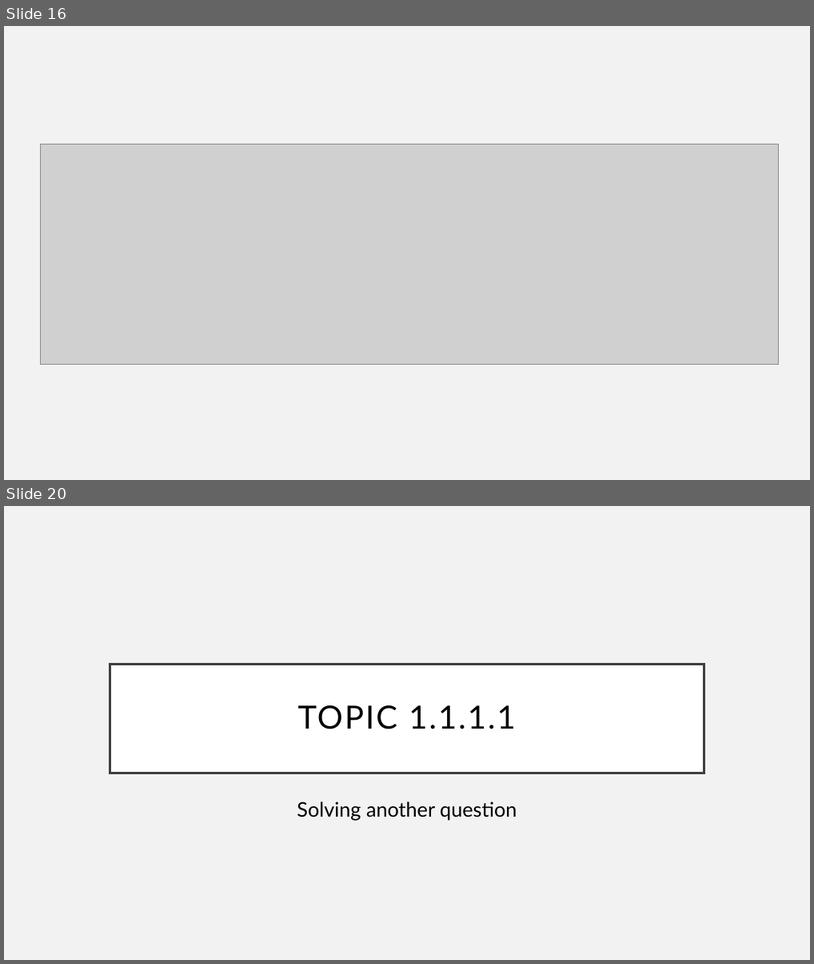
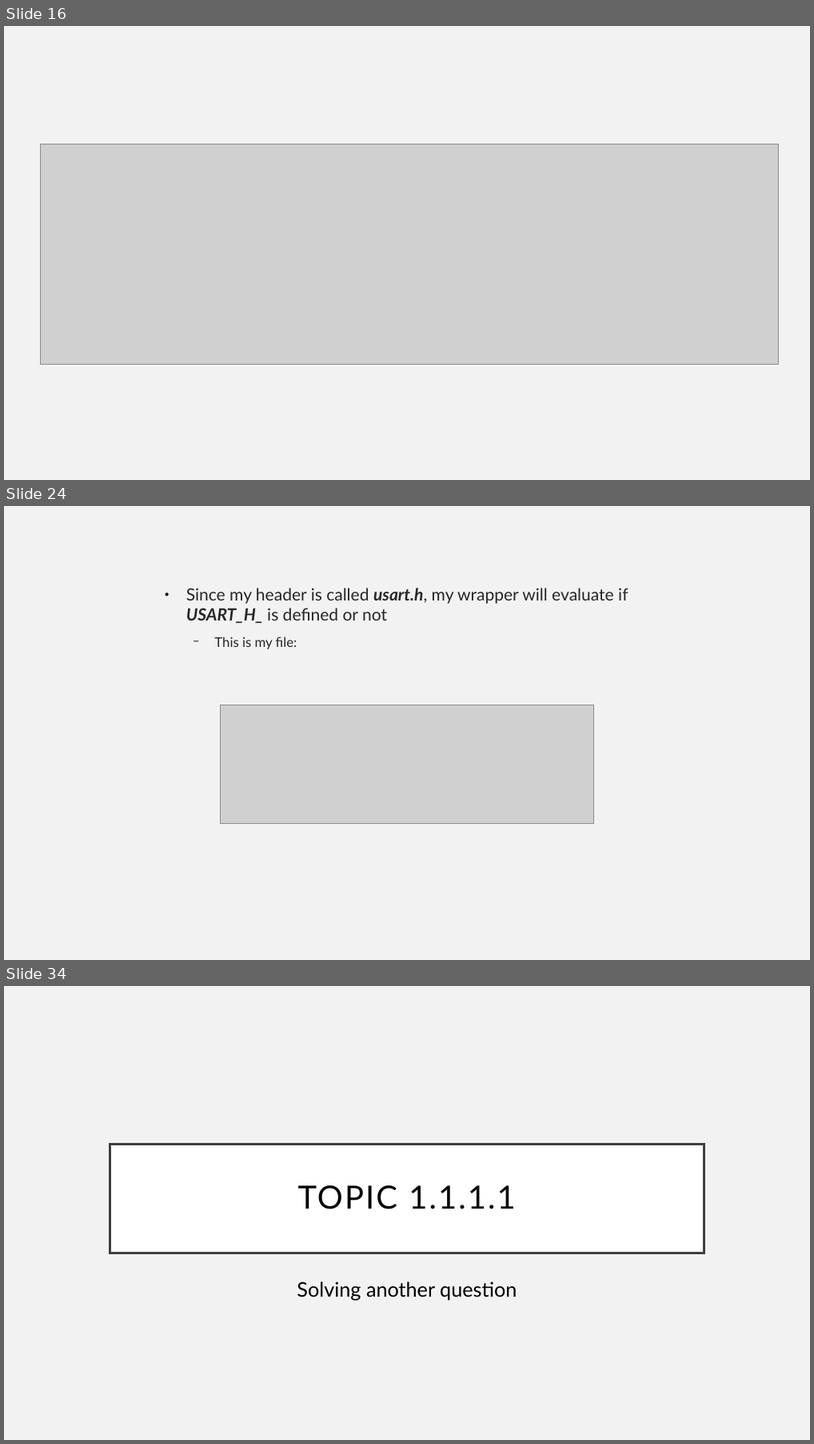
Before and after one commit to Equihua2211/I7266, a slide deck: 001_Slides/08_UART-USART.odp. Shown one above the other, each under a label of ours: slides 16 and 20 before the commit, slides 16, 24 and 34 after it; the slides between them are not shown. The pictures are 814x964 and 814x1444 pixels, drawn with LibreOffice and Linux fonts; fonts in the diff are those of the drawing; grey boxes stand for pictures. Boxes give left, top, right and bottom in pixels: in the first picture for what was removed or moved away, otherwise in the second. Text is boxed around its words. In the diff, an @@ line names an element or a change of style, - is before the commit and + after.

```diff
--- a/001_Slides/08_UART-USART.odp
+++ b/001_Slides/08_UART-USART.odp
@@ slide 24 added at (x1=4, y1=506, x2=810, y2=960), background #F2F2F2 @@
@@ text added at (x1=186, y1=588, x2=628, y2=649), 20 pt, text #262626 @@
+● Since my header is called usart.h, my wrapper will evaluate if USART_H_ is defined or not
+  − This is my file:
@@ picture added at (x1=221, y1=705, x2=594, y2=824) @@
@@ what was slide 20 is now slide 34 @@
```
Also in this commit, not shown: 2 slides changed, 14 other slides added, 1 slide removed, 2 other files.
